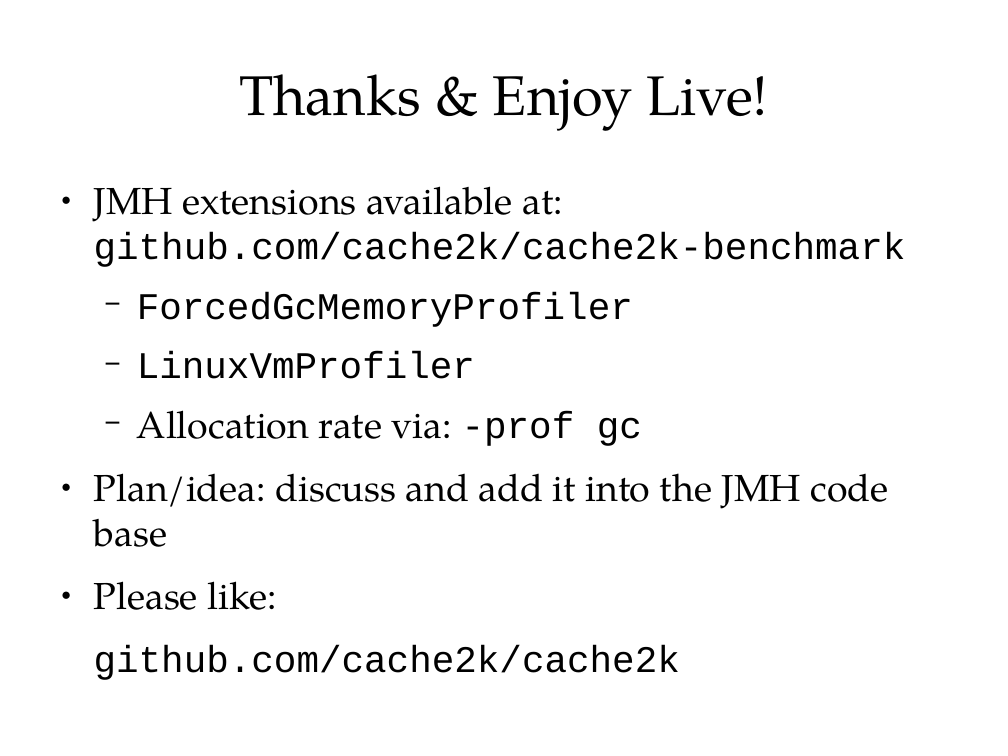
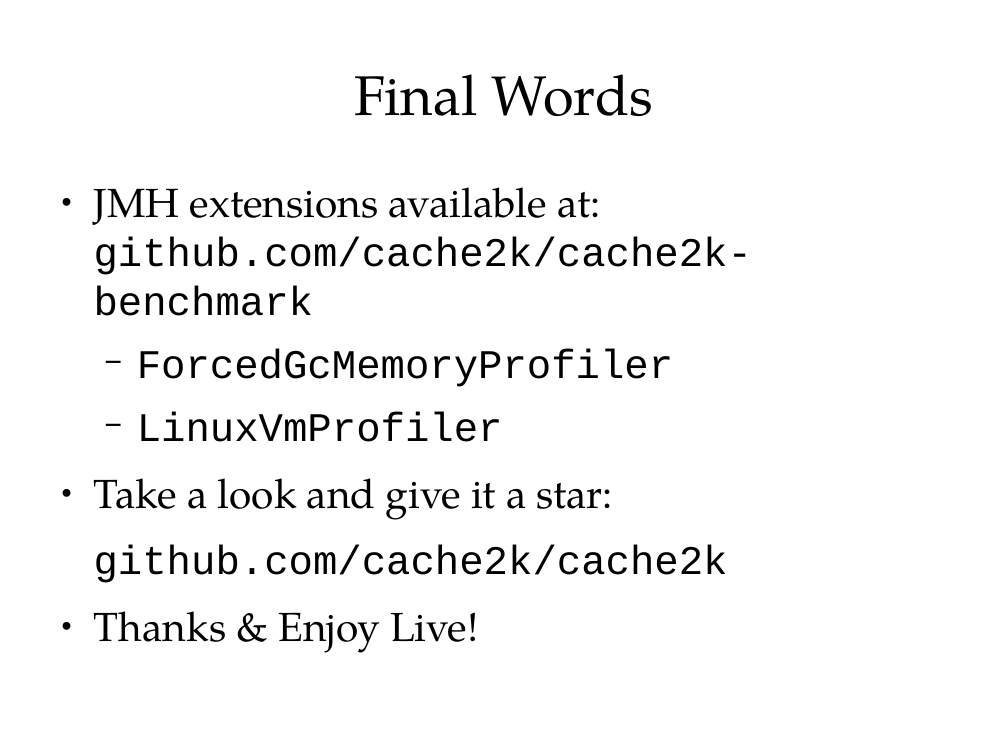
Before and after one commit to cruftex/talk-benchmark-memory, a slide deck: slide 37 of benchmark-memory-with-jmh.odp (slide 35 before the commit). Drawn at 1008x756 pixels with LibreOffice and Linux fonts; fonts in the diff are those of the drawing. Boxes give left, top, right and bottom in pixels: in the first picture for what was removed or moved away, otherwise in the second. Text is boxed around its words. In the diff, an @@ line names an element or a change of style, - is before the commit and + after.

```diff
--- a/benchmark-memory-with-jmh.odp
+++ b/benchmark-memory-with-jmh.odp
@@ title at [355, 74, 653, 116]: text changed @@
-Thanks & Enjoy Live!
+Final Words
@@ text at [94, 187, 752, 583]: size 29.6 to 32 pt in "JMH extensions available at: github.com/cache2k/cache2k-benc ...", "ForcedGcMemoryProfiler", "LinuxVmProfiler", "github.com/cache2k/cache2k" @@
@@ text at [94, 478, 613, 520]: text changed; size 29.6 to 32 pt @@
-  − Allocation rate via: -prof gc
-● Plan/idea: discuss and add it into the JMH code base
-● Please like:
+● Take a look and give it a star:
@@ text at [94, 611, 479, 653]: paragraph added @@
+● Thanks & Enjoy Live!
```
Also in this commit, not shown: 19 other slides changed, 2 slides added.
